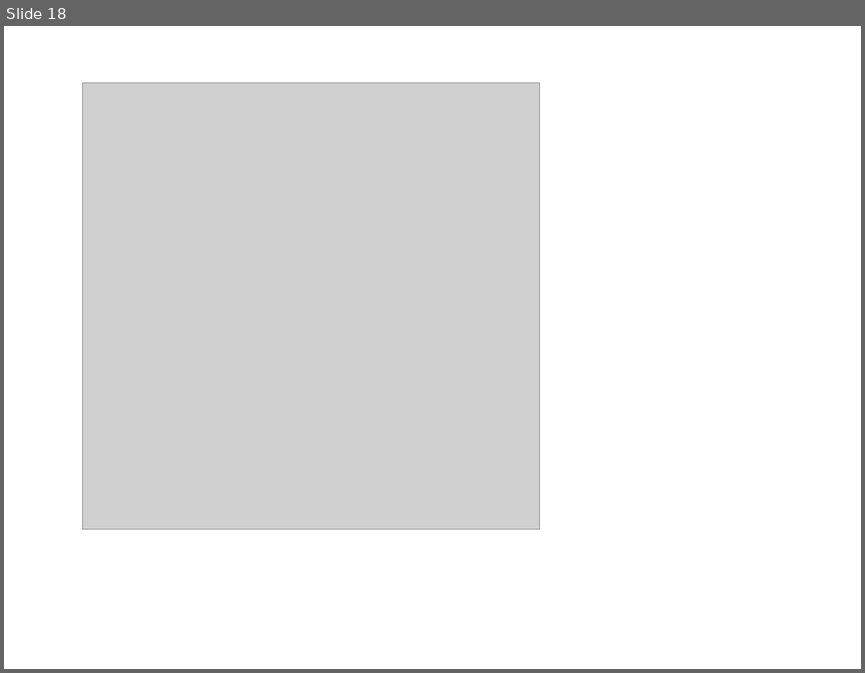
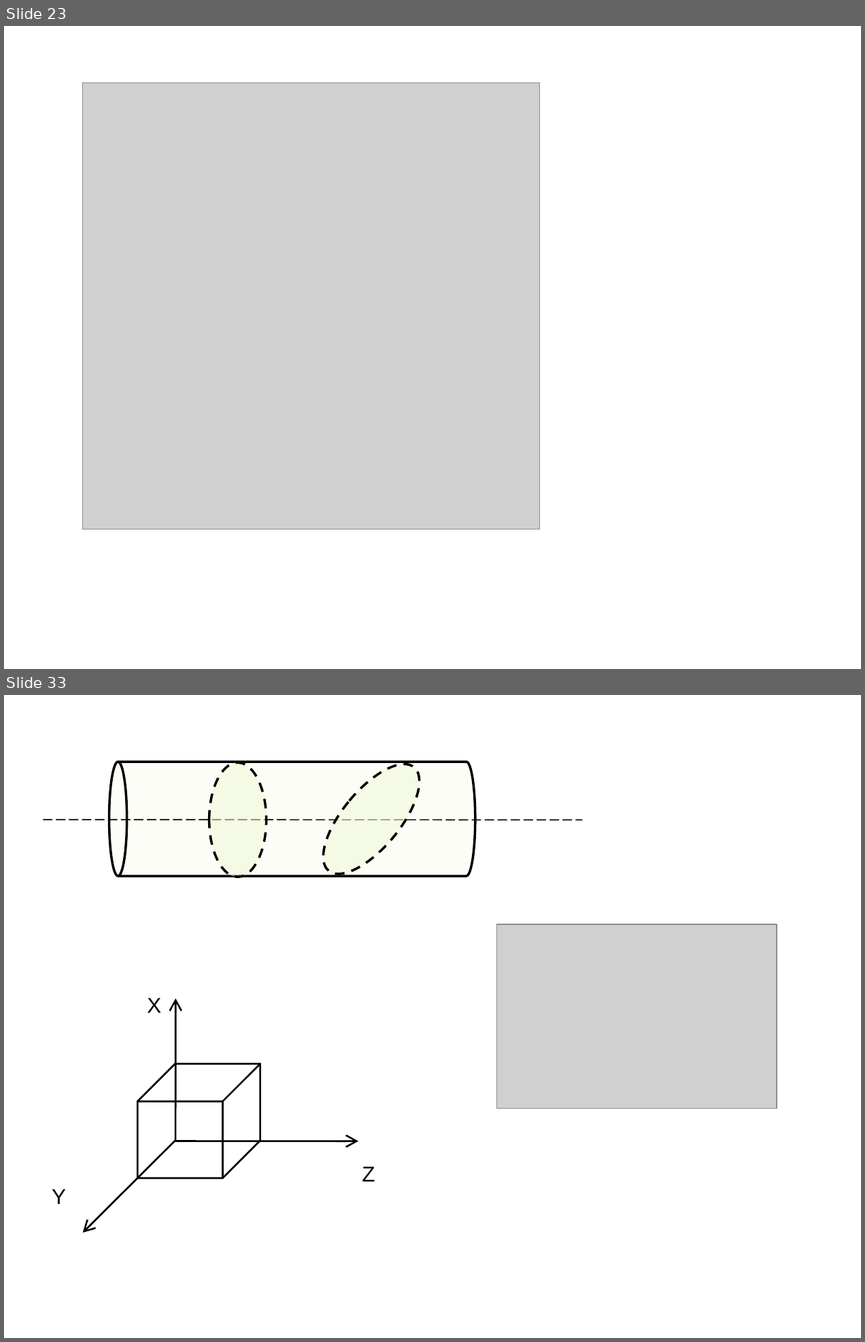
Before and after one commit to l432/NMK, a slide deck: Lecture/Mechanics/sclad.ppt. Shown one above the other, each under a label of ours: slide 18 before the commit, slides 23 and 33 after it; the slides between them are not shown. The pictures are 865x673 and 865x1342 pixels, drawn with LibreOffice and Linux fonts; fonts in the diff are those of the drawing; grey boxes stand for pictures. Boxes give left, top, right and bottom in pixels: in the first picture for what was removed or moved away, otherwise in the second. Text is boxed around its words. In the diff, an @@ line names an element or a change of style, - is before the commit and + after.

```diff
--- a/Lecture/Mechanics/sclad.ppt
+++ b/Lecture/Mechanics/sclad.ppt
@@ slide 33 added at <box>4,695,861,1338</box>, background #FFFFFF @@
@@ group added at <box>43,749,582,889</box>: 2 ellipses, 1 cylinder, 1 line @@
@@ picture added at <box>496,925,777,1109</box> @@
@@ group added at <box>52,998,375,1232</box>: 3 arrows, 3 texts, 1 cube @@
+X
+Z
+Y
@@ what was slide 18 is now slide 23 @@
```
Also in this commit, not shown: 3 slides changed, 19 other slides added, 2 other files.
